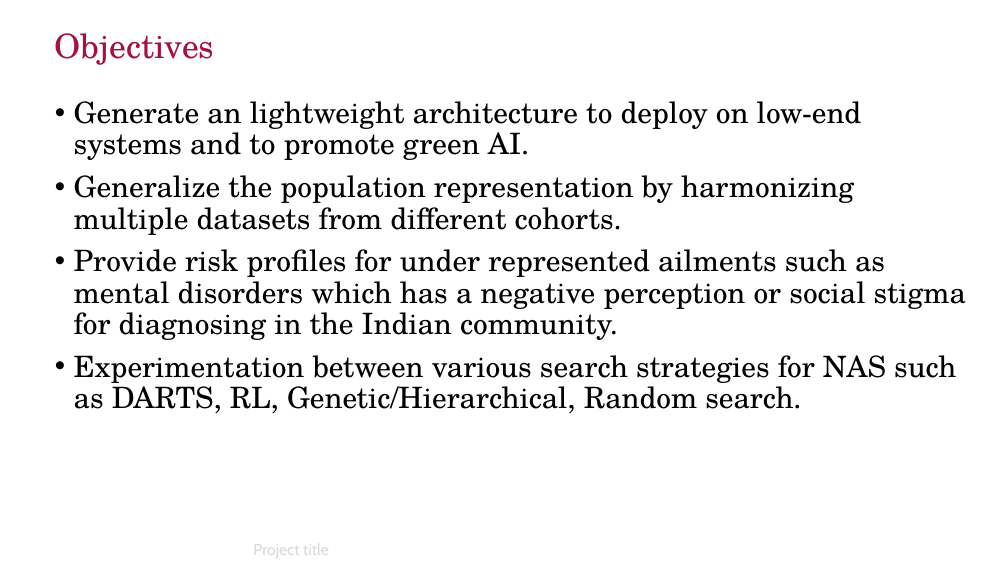
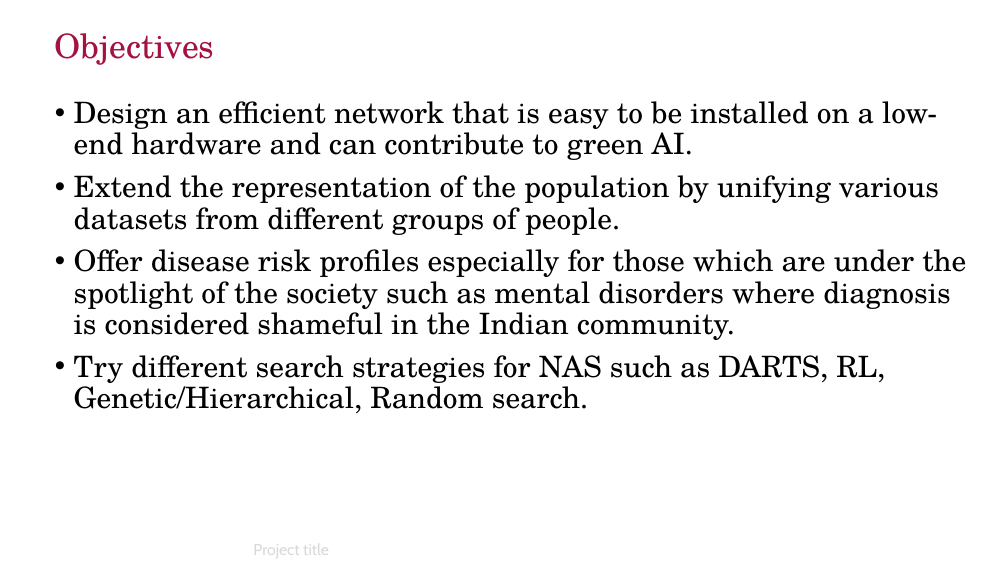
Before and after one commit to Giriiri-g/Sleep-Staging, a slide deck: slide 5 of reports/Phase 1/Phase1_47.pptx. Drawn at 1008x567 pixels with LibreOffice and Linux fonts; fonts in the diff are those of the drawing; background and template pictures are left out. Boxes give left, top, right and bottom in pixels: in the first picture for what was removed or moved away, otherwise in the second. Text is boxed around its words. In the diff, an @@ line names an element or a change of style, - is before the commit and + after.

```diff
--- a/reports/Phase 1/Phase1_47.pptx
+++ b/reports/Phase 1/Phase1_47.pptx
@@ text at [74,101,966,413]: text changed @@
-• Generate an lightweight architecture to deploy on low-end systems and to promote green AI.
-• Generalize the population representation by harmonizing multiple datasets from different cohorts.
-• Provide risk profiles for under represented ailments such as mental disorders which has a negative perception or social stigma for diagnosing in the Indian community.
-• Experimentation between various search strategies for NAS such as DARTS, RL, Genetic/Hierarchical, Random search.
+• Design‍‌‍‍‌ an efficient network that is easy to be installed on a low-end hardware and can contribute to green AI.
+• Extend the representation of the population by unifying various datasets from different groups of people.
+• Offer disease risk profiles especially for those which are under the spotlight of the society such as mental disorders where diagnosis is considered shameful in the Indian community.
+• Try different search strategies for NAS such as DARTS, RL, Genetic/Hierarchical, Random ‍‌‍‍‌search.
```
Also in this commit, not shown: 8 other slides changed, 3 slides added, 1 slide removed, 24 other files.
